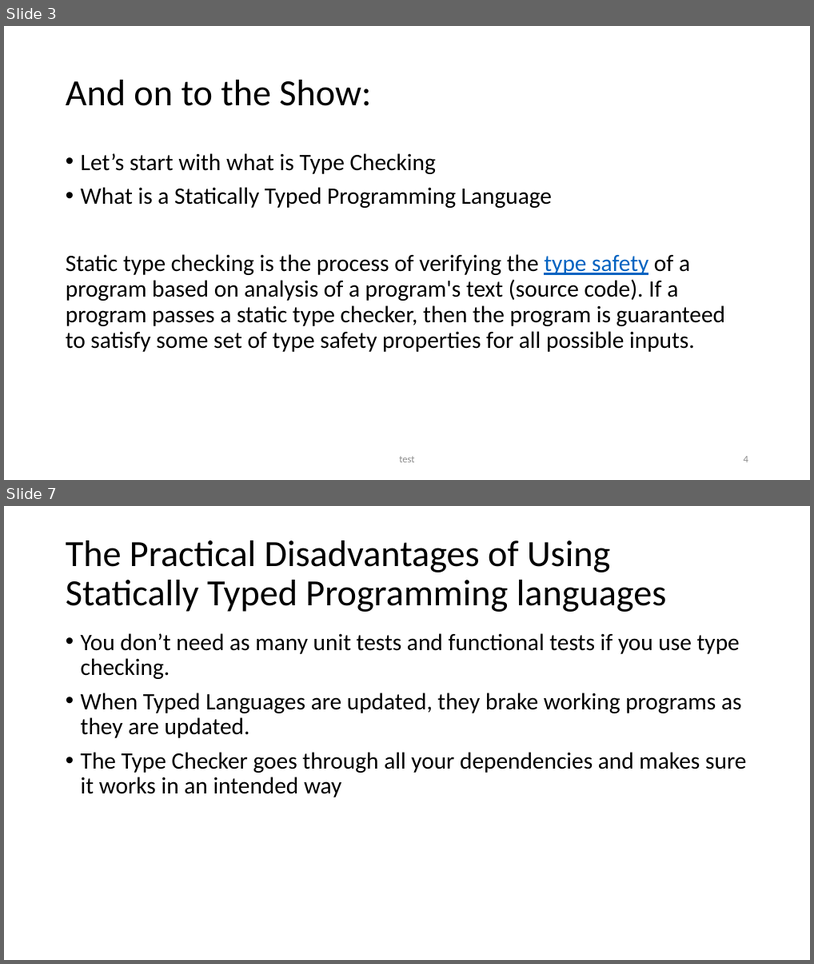
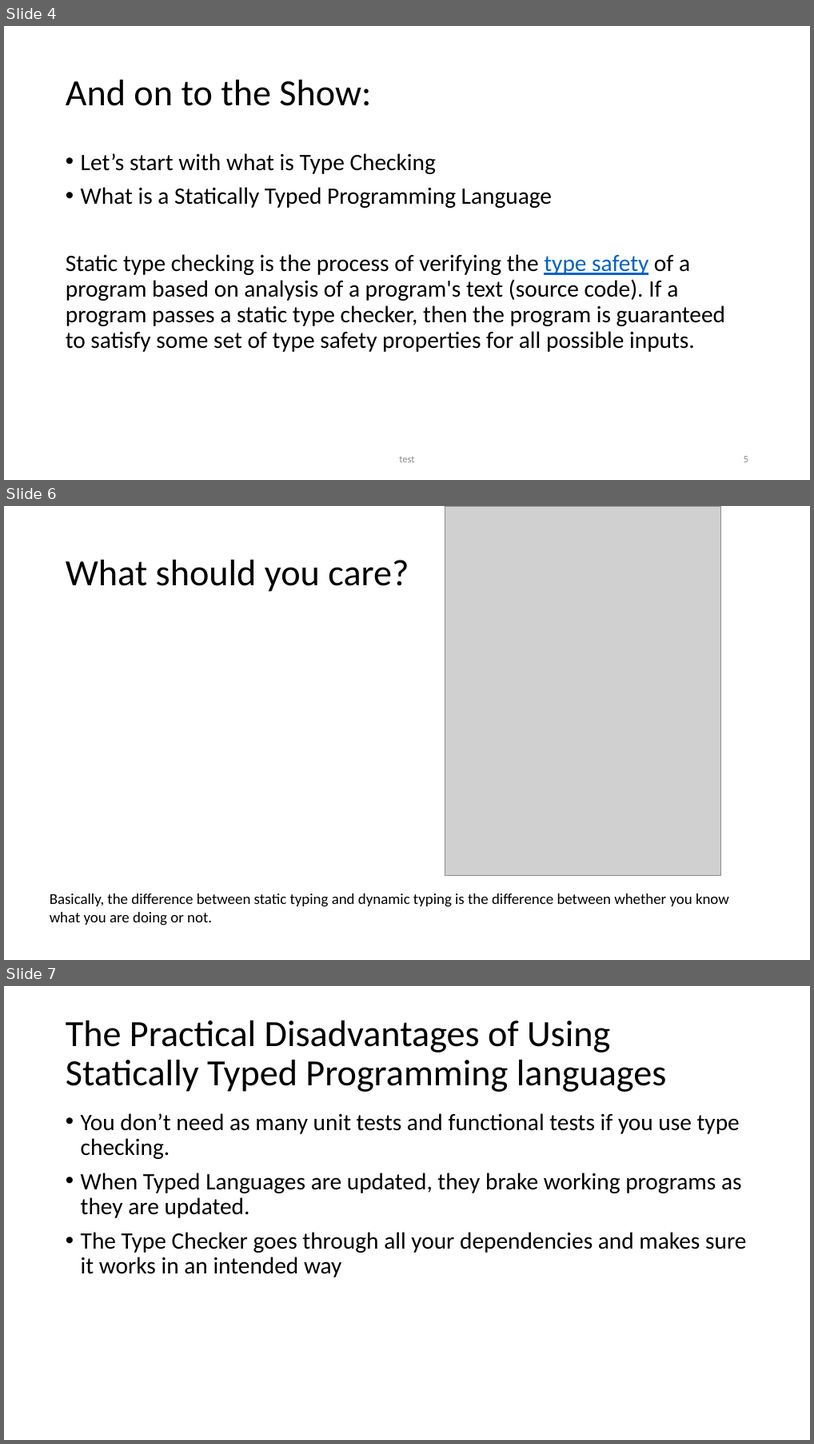
Before and after one commit to seanwestfall/algorithm_w_presentation, a slide deck: Presentation1.pptx. Shown one above the other, each under a label of ours: slides 3 and 7 before the commit, slides 4, 6 and 7 after it; the slides between them are not shown. The pictures are 814x964 and 814x1444 pixels, drawn with LibreOffice and Linux fonts; fonts in the diff are those of the drawing; grey boxes stand for pictures. Boxes give left, top, right and bottom in pixels: in the first picture for what was removed or moved away, otherwise in the second. Text is boxed around its words. In the diff, an @@ line names an element or a change of style, - is before the commit and + after.

```diff
--- a/Presentation1.pptx
+++ b/Presentation1.pptx
@@ slide 6 added at (x1=4, y1=506, x2=810, y2=960), background #FFFFFF @@
@@ picture added at (x1=445, y1=506, x2=722, y2=875) @@
@@ title added at (x1=66, y1=560, x2=409, y2=592), 44 pt, text #000000 @@
+What should you care?
@@ text added at (x1=50, y1=893, x2=730, y2=925), 18 pt, text #000000 @@
+Basically, the difference between static typing and dynamic typing is the difference between whether you know what you are doing or not.
@@ what was slide 3 is now slide 4 @@
@@ page number at (x1=744, y1=456, x2=749, y2=462): text changed @@
-4
+5
```
Also in this commit, not shown: 4 slides changed, 1 other slide added, 1 slide removed.
